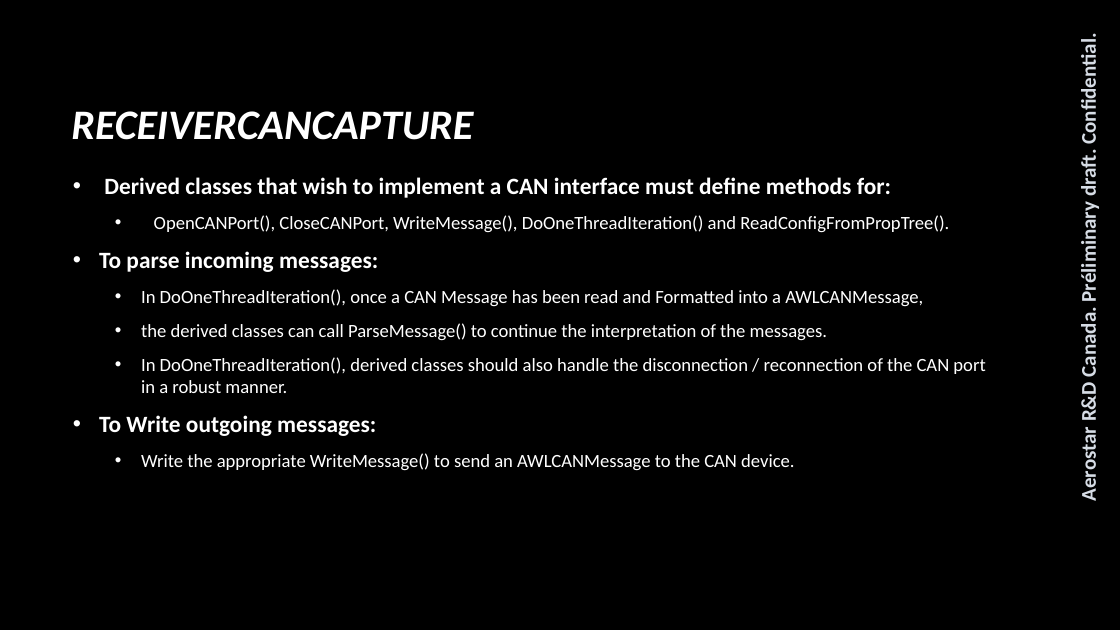
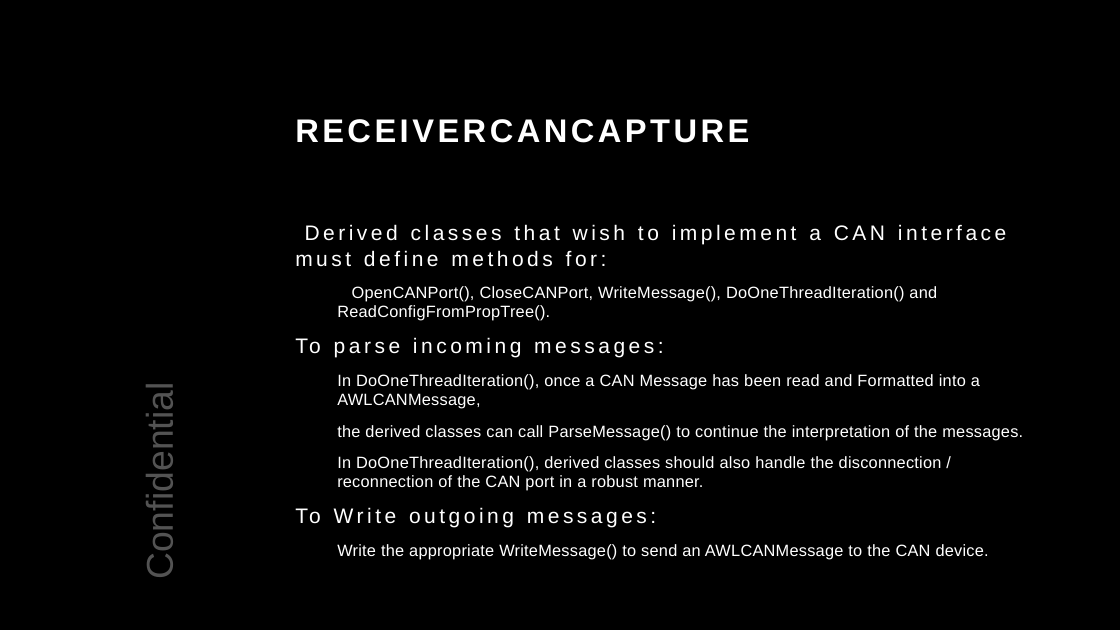
Before and after one commit to samanwaya-jena/EVAL-ADAL6110-16-GUI, a slide deck: slide 21 of docs/AWL Core Software Lib Summary.pptx. Drawn at 1120x630 pixels with LibreOffice and Linux fonts; fonts in the diff are those of the drawing; background and template pictures are left out. Boxes give left, top, right and bottom in pixels: in the first picture for what was removed or moved away, otherwise in the second. Text is boxed around its words. In the diff, an @@ line names an element or a change of style, - is before the commit and + after.

```diff
--- a/docs/AWL Core Software Lib Summary.pptx
+++ b/docs/AWL Core Software Lib Summary.pptx
@@ text removed at box(1076, 44, 1102, 500) @@
-Aerostar R&D Canada. Préliminary draft. Confidential.
@@ title "RECEIVERCANCAPTURE": place and size @@
-title "RECEIVERCANCAPTURE" at box(71, 111, 473, 140)
+title "RECEIVERCANCAPTURE" at box(295, 119, 749, 143)
@@ title "RECEIVERCANCAPTURE" at box(295, 119, 749, 143): size 36 to 28 pt, font Calibri to Arial, letter spacing 0 to 3 pt, italic off; vertical alignment middle to top @@
@@ text "Derived classes that wish to ...": place and size @@
-text "Derived classes that wish to ..." at box(99, 177, 985, 471)
+text "Derived classes that wish to ..." at box(295, 224, 1023, 559)
@@ text "Derived classes that wish to ..." at box(295, 224, 1023, 559): size 20 to 18 pt, letter spacing 0 to 3 pt, bold off in "Derived classes that wish to implement a ...", "To parse incoming messages:", "To Write outgoing messages:"; font Calibri to Arial; size 16 to 14 pt, letter spacing 0 to 0.2 pt in "OpenCANPort(), CloseCANPort, WriteMessage(), DoOneThreadIter ...", "In DoOneThreadIteration(), once a CAN Message has ...", "the derived classes can call ParseMessage() to ...", "In DoOneThreadIteration(), derived classes should also handl ..." and 1 more places; bullet • to none; vertical alignment middle to top @@
@@ text added at box(139, 401, 181, 573), 32 pt, text #525252 @@
+Confidential
```
Also in this commit, not shown: 24 other slides changed, 3 other files.
